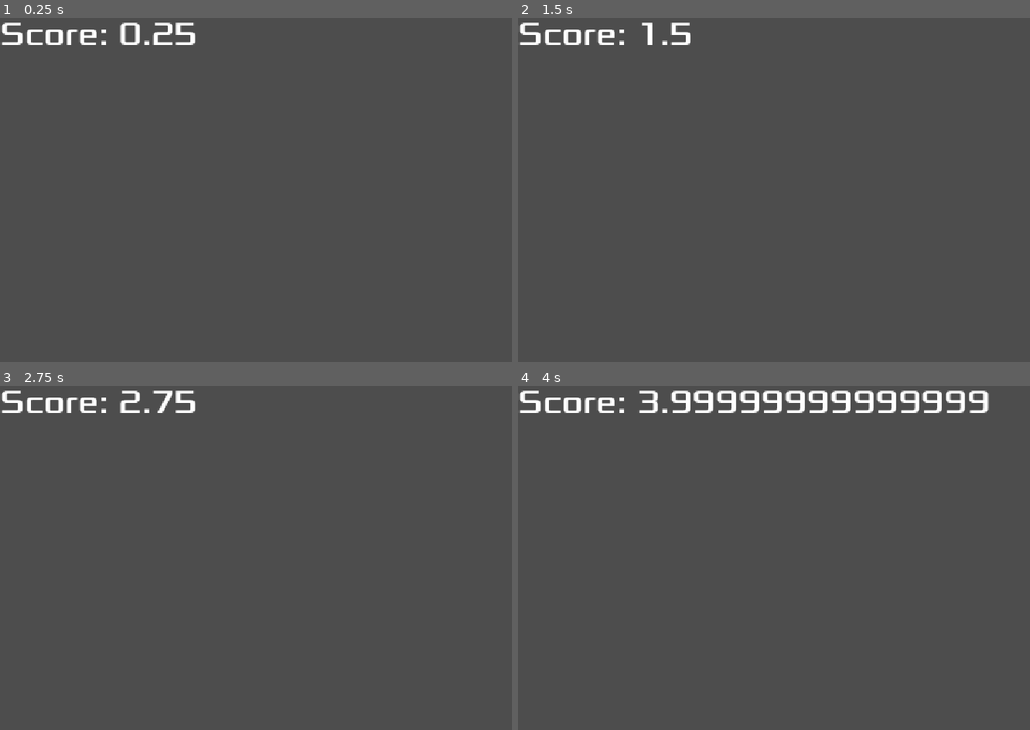
Above: before the commit, frames 1-4 (two rows, left to right).
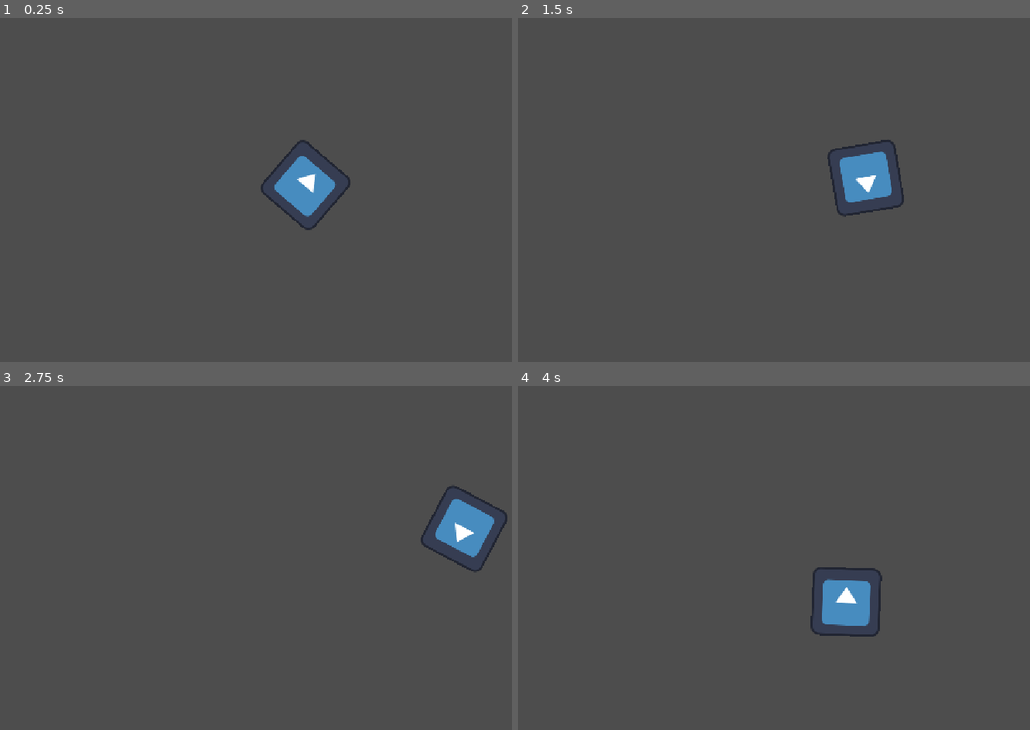
Above: after the commit, the same moments.

Repository: mflash/meujogo20262
Game: Godot game, scene res://main_game.tscn
Same seed, same stepped clock (60 frames per second), same inputs: the game is played once before the commit and once after it. Before the commit the project starts from res://main.tscn. The engine's default icon, where the game draws it, is replaced by a stand-in: a white triangle on a blue panel in a dark square.
Inputs (mouse positions are in pixels of both pictures, inside the frame that each line leads up to):
- Up to frame 1 (0.25 s): no input
- Up to frame 2 (1.5 s): move the mouse to (963, 172) at 0.52 s; press the mouse at (963, 172) at 0.53 s; hold Right (ui_right) 0.53-1.28 s; move the mouse to (702, 207) at 1.27 s; release the mouse at (702, 207) at 1.28 s; hold Down (down, bound only after the commit) from 1.28 s (still down); click (702, 207) at 1.35 s
- Up to frame 3 (2.75 s): move the mouse to (373, 478) at 2.02 s; release Down (down, bound only after the commit) at 2.03 s; press the mouse at (373, 478) at 2.03 s; hold Right (ui_right) from 2.03 s (still down)
- Up to frame 4 (4 s): move the mouse to (794, 626) at 2.77 s; release Right (ui_right) at 2.78 s; release the mouse at (794, 626) at 2.78 s; hold Up (up, bound only after the commit) 2.78-3.53 s; click (794, 626) at 2.85 s; move the mouse to (1014, 609) at 3.52 s; press the mouse at (1014, 609) at 3.53 s; hold Left (ui_left) from 3.53 s (still down)

The runs differ from the first frame. In frame 1, 2.5% of the frame differs, in the area x 0-69%, y 1-62%; in frame 2, 2.3%; in frame 3, 2.5%; in frame 4, 4.4%, in the area x 0-92%, y 1-73%.

Commit message:
Exemplos de movimentos usando teclado e mouse

Diff:
--- a/main.gd
+++ b/main.gd
@@ -1,12 +1,26 @@
 extends Node2D
 
 var total : float = 0
+const SPEED : int = 100
 
 func _ready() -> void:
 	update_score(total)
 
+func _input(event: InputEvent) -> void:
+	pass
+	#print(event.as_text())
+	#if event.is_action_pressed("ui_right"):
+	#	print("Right arrow")
+
+func _physics_process(delta: float) -> void:
+	print(delta)
+	if Input.is_action_pressed("ui_right"):
+		position.x += SPEED * delta
+	elif Input.is_action_pressed("ui_left"):
+		position.x -= SPEED * delta
+
 func _process(delta: float) -> void:
-	print(delta)
+	#print(delta)
 	total += delta
 	update_score(total)
 
--- a/main.tscn
+++ b/main.tscn
@@ -2,6 +2,7 @@
 
 [ext_resource type="Script" uid="uid://cf5h40l7rhpu6" path="res://main.gd" id="1_0xm2m"]
 [ext_resource type="FontFile" uid="uid://xa6wut7ie6bp" path="res://Xolonium-Regular.ttf" id="1_ig7tw"]
+[ext_resource type="PackedScene" uid="uid://d2faenxdodff3" path="res://simple_player.tscn" id="3_h2yge"]
 
 [node name="Main" type="Node2D" unique_id=1666430674]
 script = ExtResource("1_0xm2m")
@@ -12,3 +13,8 @@
 theme_override_fonts/font = ExtResource("1_ig7tw")
 theme_override_font_sizes/font_size = 60
 text = "Score: 0"
+
+[node name="SimplePlayer" parent="." unique_id=1672087978 instance=ExtResource("3_h2yge")]
+position = Vector2(595, 319)
+speed = null
+rotation_speed = null
--- /dev/null
+++ b/main_game.tscn
@@ -0,0 +1,8 @@
+[gd_scene format=3 uid="uid://c6q2pf6s8aa3e"]
+
+[ext_resource type="PackedScene" uid="uid://d2faenxdodff3" path="res://simple_player.tscn" id="1_1oj5k"]
+
+[node name="MainGame" type="Node2D" unique_id=37358547]
+
+[node name="SimplePlayer" parent="." unique_id=1672087978 instance=ExtResource("1_1oj5k")]
+position = Vector2(569, 318)
--- a/project.godot
+++ b/project.godot
@@ -11,7 +11,7 @@
 [application]
 
 config/name="MeuJogo"
-run/main_scene="res://main.tscn"
+run/main_scene="uid://c6q2pf6s8aa3e"
 config/features=PackedStringArray("4.7", "Forward Plus")
 config/icon="res://icon.svg"
 
@@ -20,6 +20,40 @@
 window/stretch/mode="canvas_items"
 window/stretch/aspect="expand"
 
+[input]
+
+left={
+"deadzone": 0.2,
+"events": [Object(InputEventKey,"resource_local_to_scene":false,"resource_name":"","device":-1,"window_id":0,"alt_pressed":false,"shift_pressed":false,"ctrl_pressed":false,"meta_pressed":false,"pressed":false,"keycode":0,"physical_keycode":4194319,"key_label":0,"unicode":0,"location":0,"echo":false,"script":null)
+, Object(InputEventKey,"resource_local_to_scene":false,"resource_name":"","device":-1,"window_id":0,"alt_pressed":false,"shift_pressed":false,"ctrl_pressed":false,"meta_pressed":false,"pressed":false,"keycode":0,"physical_keycode":65,"key_label":0,"unicode":97,"location":0,"echo":false,"script":null)
+, Object(InputEventJoypadButton,"resource_local_to_scene":false,"resource_name":"","device":-1,"button_index":13,"pressure":0.0,"pressed":false,"script":null)
+, Object(InputEventJoypadMotion,"resource_local_to_scene":false,"resource_name":"","device":-1,"axis":0,"axis_value":-1.0,"script":null)
+]
+}
+right={
+"deadzone": 0.2,
+"events": [Object(InputEventKey,"resource_local_to_scene":false,"resource_name":"","device":-1,"window_id":0,"alt_pressed":false,"shift_pressed":false,"ctrl_pressed":false,"meta_pressed":false,"pressed":false,"keycode":0,"physical_keycode":4194321,"key_label":0,"unicode":0,"location":0,"echo":false,"script":null)
+, Object(InputEventKey,"resource_local_to_scene":false,"resource_name":"","device":-1,"window_id":0,"alt_pressed":false,"shift_pressed":false,"ctrl_pressed":false,"meta_pressed":false,"pressed":false,"keycode":0,"physical_keycode":68,"key_label":0,"unicode":100,"location":0,"echo":false,"script":null)
+]
+}
+up={
+"deadzone": 0.2,
+"events": [Object(InputEventKey,"resource_local_to_scene":false,"resource_name":"","device":-1,"window_id":0,"alt_pressed":false,"shift_pressed":false,"ctrl_pressed":false,"meta_pressed":false,"pressed":false,"keycode":0,"physical_keycode":4194320,"key_label":0,"unicode":0,"location":0,"echo":false,"script":null)
+, Object(InputEventKey,"resource_local_to_scene":false,"resource_name":"","device":-1,"window_id":0,"alt_pressed":false,"shift_pressed":false,"ctrl_pressed":false,"meta_pressed":false,"pressed":false,"keycode":0,"physical_keycode":87,"key_label":0,"unicode":119,"location":0,"echo":false,"script":null)
+]
+}
+down={
+"deadzone": 0.2,
+"events": [Object(InputEventKey,"resource_local_to_scene":false,"resource_name":"","device":-1,"window_id":0,"alt_pressed":false,"shift_pressed":false,"ctrl_pressed":false,"meta_pressed":false,"pressed":false,"keycode":0,"physical_keycode":4194322,"key_label":0,"unicode":0,"location":0,"echo":false,"script":null)
+, Object(InputEventKey,"resource_local_to_scene":false,"resource_name":"","device":-1,"window_id":0,"alt_pressed":false,"shift_pressed":false,"ctrl_pressed":false,"meta_pressed":false,"pressed":false,"keycode":0,"physical_keycode":83,"key_label":0,"unicode":115,"location":0,"echo":false,"script":null)
+]
+}
+click={
+"deadzone": 0.2,
+"events": [Object(InputEventMouseButton,"resource_local_to_scene":false,"resource_name":"","device":-1,"window_id":0,"alt_pressed":false,"shift_pressed":false,"ctrl_pressed":false,"meta_pressed":false,"button_mask":1,"position":Vector2(229, 10),"global_position":Vector2(238, 58),"factor":1.0,"button_index":1,"canceled":false,"pressed":true,"double_click":false,"script":null)
+]
+}
+
 [physics]
 
 3d/physics_engine="Jolt Physics"
--- /dev/null
+++ b/simple_player.gd
@@ -0,0 +1,43 @@
+extends CharacterBody2D
+
+@export var speed = 400
+@export var rotation_speed = 1.5
+
+var rotation_dir = 0
+var target = position # posição do nodo
+
+func _input(event: InputEvent) -> void:
+	if event.is_action_pressed("click"):
+		target = get_global_mouse_position()
+
+func get_mouse_input():
+	look_at(get_global_mouse_position())
+	velocity = transform.x * Input.get_axis("down", "up") * speed
+
+func get_rotation_input():
+	rotation_dir = Input.get_axis("left", "right")
+	velocity = transform.x * Input.get_axis("down", "up") * speed
+	#print(velocity)
+
+func get_8way_input():
+	var input_dir = Input.get_vector("left", "right", "up", "down")
+	print(input_dir)
+	velocity = input_dir * speed
+
+func _physics_process(delta: float) -> void:
+	# 1. movimento 8-way
+	#get_8way_input()
+
+	# 2. movimento frente-trás com rotação
+	#get_rotation_input()
+	#rotation += rotation_dir * rotation_speed * delta
+
+	# 3. Gira com o mouse
+	get_mouse_input()
+	move_and_slide()
+
+	# 4. Point and click com o mouse
+	#velocity = position.direction_to(target) * speed
+	#look_at(target)
+	#if position.distance_to(target) > 10:
+	#	move_and_slide()
--- /dev/null
+++ b/simple_player.tscn
@@ -0,0 +1,16 @@
+[gd_scene format=3 uid="uid://d2faenxdodff3"]
+
+[ext_resource type="Texture2D" uid="uid://ld06pw2njp0r" path="res://icon.svg" id="1_4t3s7"]
+[ext_resource type="Script" uid="uid://cwybi0klpo7nu" path="res://simple_player.gd" id="1_wtip5"]
+
+[sub_resource type="RectangleShape2D" id="RectangleShape2D_o8dni"]
+size = Vector2(128, 128)
+
+[node name="SimplePlayer" type="CharacterBody2D" unique_id=1672087978]
+script = ExtResource("1_wtip5")
+
+[node name="Sprite2D" type="Sprite2D" parent="." unique_id=516454452]
+texture = ExtResource("1_4t3s7")
+
+[node name="CollisionShape2D" type="CollisionShape2D" parent="." unique_id=1078099256]
+shape = SubResource("RectangleShape2D_o8dni")
Not shown, added: simple_player.gd.uid
